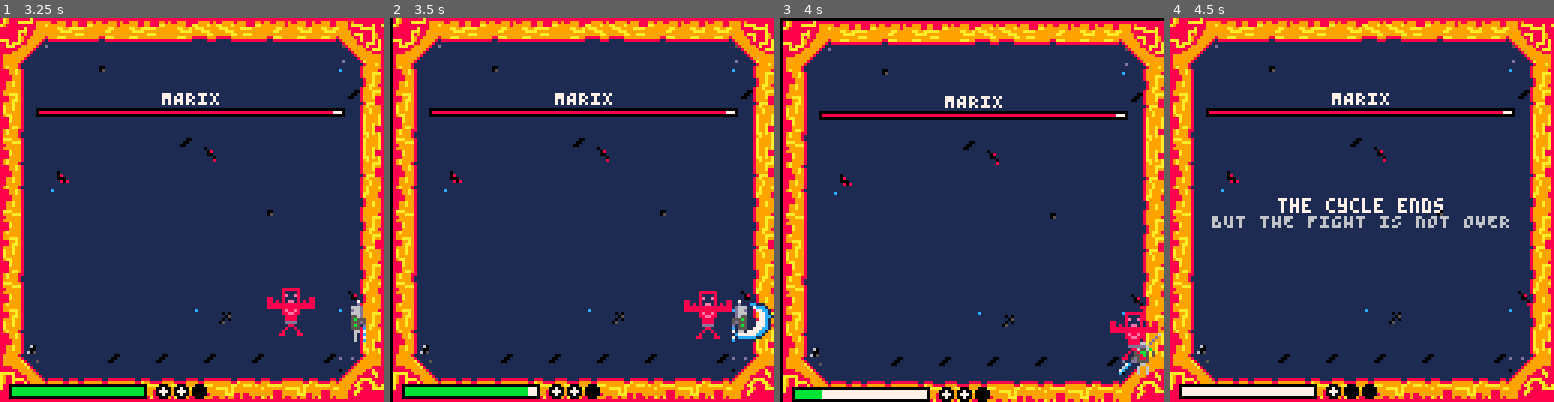
Above: before the commit, frames 1-4 (left to right).
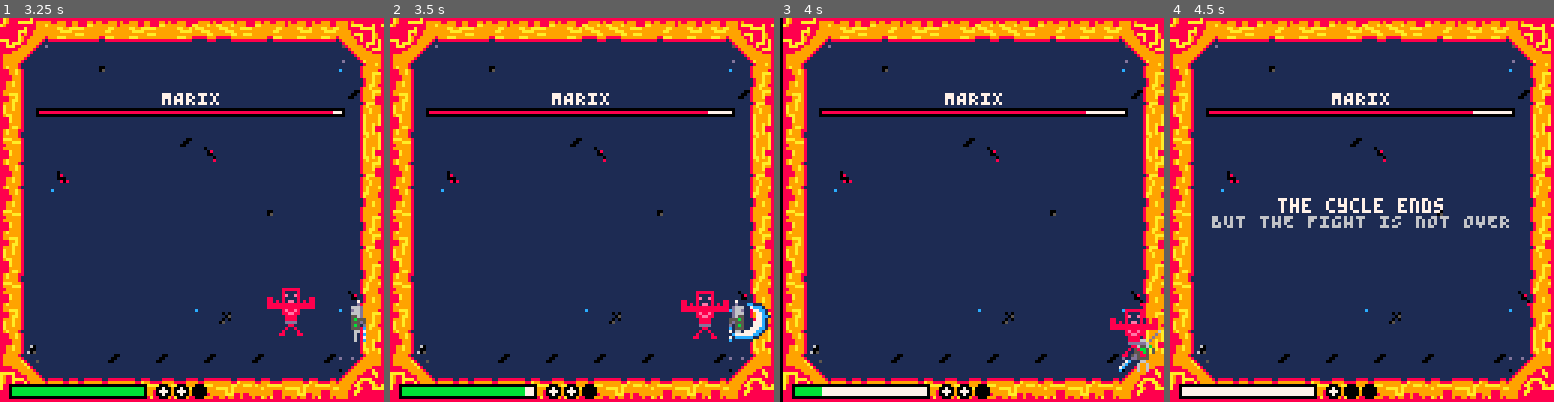
Above: after the commit, the same moments.

Repository: multikorv/pico8-godbusters
Game: PICO-8 cartridge godbusters.p8
The game is run twice, just before and just after one commit, with the same random seed, the same clock (stepped at 60 frames per second) and the same inputs.
Inputs:
- Up to frame 1 (3.25 s): tap X (X key) at 0.33, 1.07, 1.85, 2.97 s; tap O (Z key) at 0.7, 1.7, 2.1, 2.5, 2.9 s; hold Right 1.6-2.1 s; hold Up 2.15-2.42 s; hold Right 2.47-3.03 s; hold Left from 3.08 s (still down)
- Up to frame 2 (3.5 s): keep holding Left; tap O (Z key) at 3.3 s
- Up to frame 3 (4 s): release Left at 3.58 s; hold Down 3.63-3.97 s; tap O (Z key) at 3.7 s
- Up to frame 4 (4.5 s): hold Right from 4.02 s (still down); tap X (X key) at 4.08 s; tap O (Z key) at 4.1 s

Frame 1 is identical in both runs. In frame 2, 12% of the frame differs, in the area x 0-100%, y 0-100%; in frame 3, 15%; in frame 4, less than 0.1%.

Commit message:
Make weapon hitbox larger

Diff:
--- a/godbusters.p8
+++ b/godbusters.p8
@@ -185,7 +185,7 @@
     walking_speed = 1,
     dashing_speed = 4,
     hitbox = box:new({position = vec:new(), width = 7, height = 12}),
-    weapon_hitbox = box:new({position = vec:new(), width = 12, height = 12}),
+    weapon_hitbox = box:new({position = vec:new(), width = 16, height = 16}),
     dash_speed = 5,
     num_dashes = 3,
     max_dashes = 3,
@@ -348,17 +348,17 @@
         local weapon_x_offset = 0
         local weapon_y_offset = 0
         if self.direction == direction_states.up then
-            weapon_x_offset = 2
+            weapon_x_offset = -1
             weapon_y_offset = -4
         elseif self.direction == direction_states.down then
-            weapon_x_offset = 2
+            weapon_x_offset = -1
             weapon_y_offset = 7
         elseif self.direction == direction_states.left then
-            weapon_x_offset = -3
-            weapon_y_offset = 2
+            weapon_x_offset = -5
+            weapon_y_offset = 0
         elseif self.direction == direction_states.right then
-            weapon_x_offset = 7
-            weapon_y_offset = 2
+            weapon_x_offset = 5
+            weapon_y_offset = 0
         end
         self.weapon_hitbox.position.x = self.position.x + weapon_x_offset
         self.weapon_hitbox.position.y = self.position.y + weapon_y_offset
@@ -401,7 +401,7 @@
             if self.direction == direction_states.up then
                 spr(32, self.position.x, self.position.y - slash_offset, 2, 2)
             elseif self.direction == direction_states.down then
-                spr(32, self.position.x, self.position.y + slash_offset, 2, 2, false, true)
+                spr(32, self.position.x, self.position.y + slash_offset + 4, 2, 2, false, true)
             elseif self.direction == direction_states.left then
                 spr(34, self.position.x - slash_offset, self.position.y, 2, 2)
             elseif self.direction == direction_states.right then
